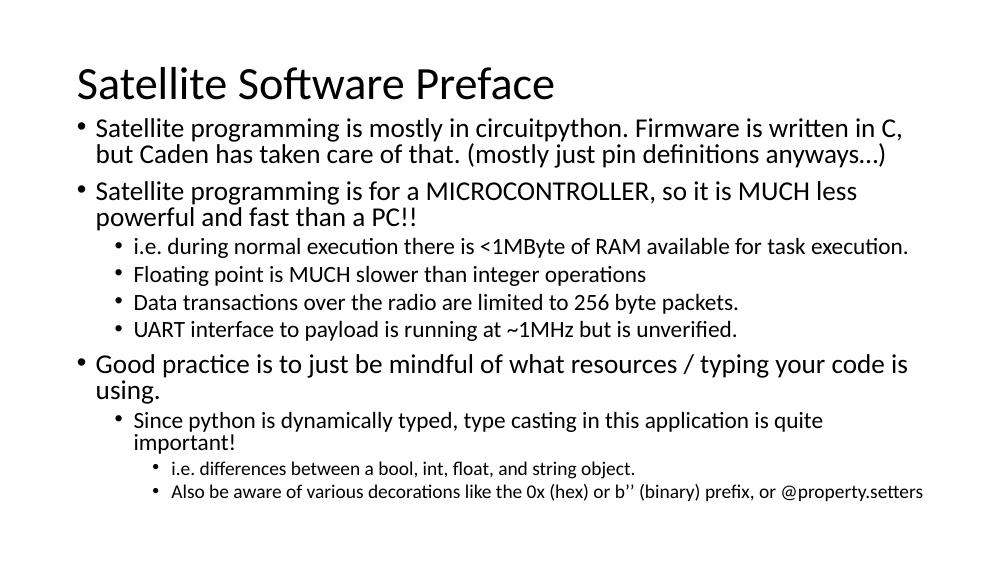
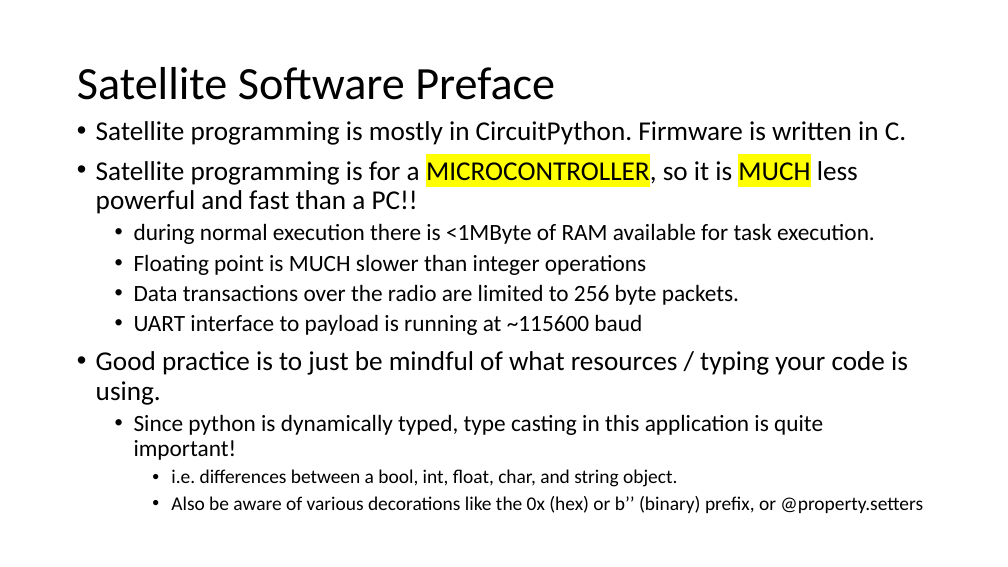
Before and after one commit to erichtang/mainboard, a slide deck: slide 8 of software/foras-promineo/Foras Promineo Software Primer.pptx (slide 5 before the commit). Drawn at 1008x567 pixels with LibreOffice and Linux fonts; fonts in the diff are those of the drawing. Boxes give left, top, right and bottom in pixels: in the first picture for what was removed or moved away, otherwise in the second. Text is boxed around its words. In the diff, an @@ line names an element or a change of style, - is before the commit and + after.

```diff
--- a/software/foras-promineo/Foras Promineo Software Primer.pptx
+++ b/software/foras-promineo/Foras Promineo Software Primer.pptx
@@ text at (x1=96, y1=121, x2=906, y2=145): text changed @@
-• Satellite programming is mostly in circuitpython. Firmware is written in C, but Caden has taken care of that. (mostly just pin definitions anyways…)
+• Satellite programming is mostly in CircuitPython. Firmware is written in C.
@@ text at (x1=96, y1=157, x2=923, y2=513): highlight none to #FFFF00 in "MICROCONTROLLER, MUCH"; line spacing 0.8 to 0.9 @@
@@ text at (x1=134, y1=223, x2=875, y2=244): text changed @@
-  • i.e. during normal execution there is <1MByte of RAM available for task execution.
+  • during normal execution there is <1MByte of RAM available for task execution.
@@ text at (x1=134, y1=314, x2=642, y2=335): text changed @@
-  • UART interface to payload is running at ~1MHz but is unverified.
+  • UART interface to payload is running at ~115600 baud
@@ text at (x1=171, y1=469, x2=677, y2=487): text changed @@
-    • i.e. differences between a bool, int, float, and string object.
+    • i.e. differences between a bool, int, float, char, and string object.
```
Also in this commit, not shown: 25 other slides changed, 10 slides added, 4 slides removed, 10 other files.
